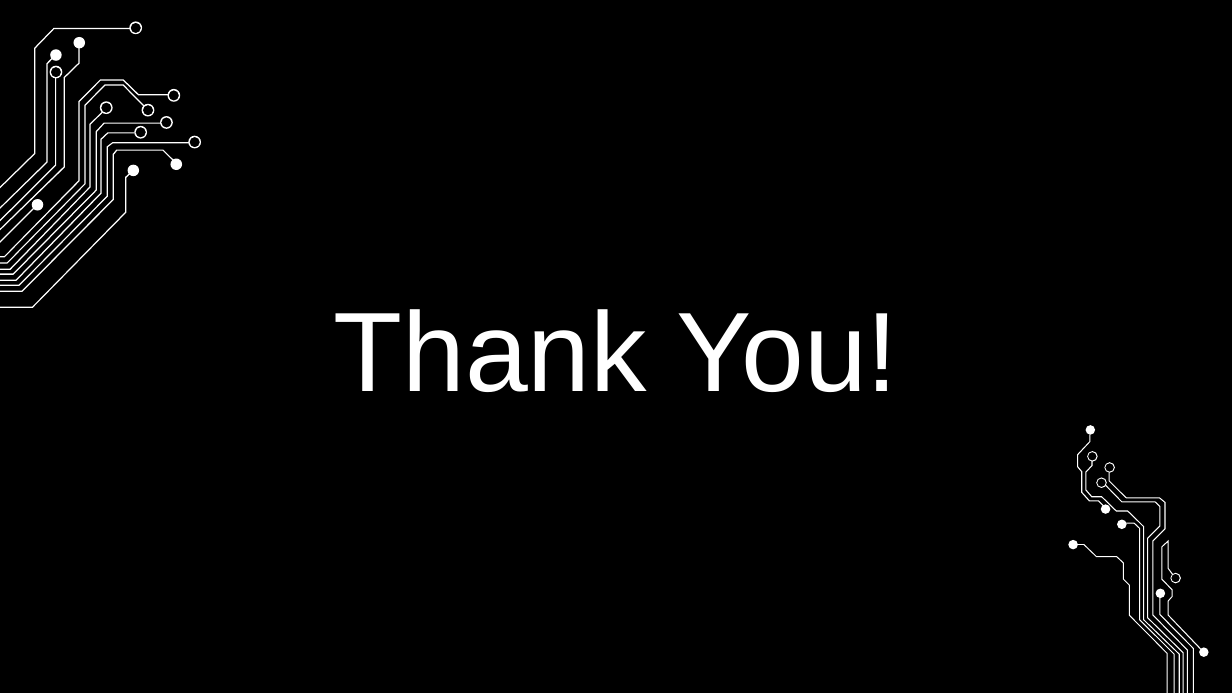
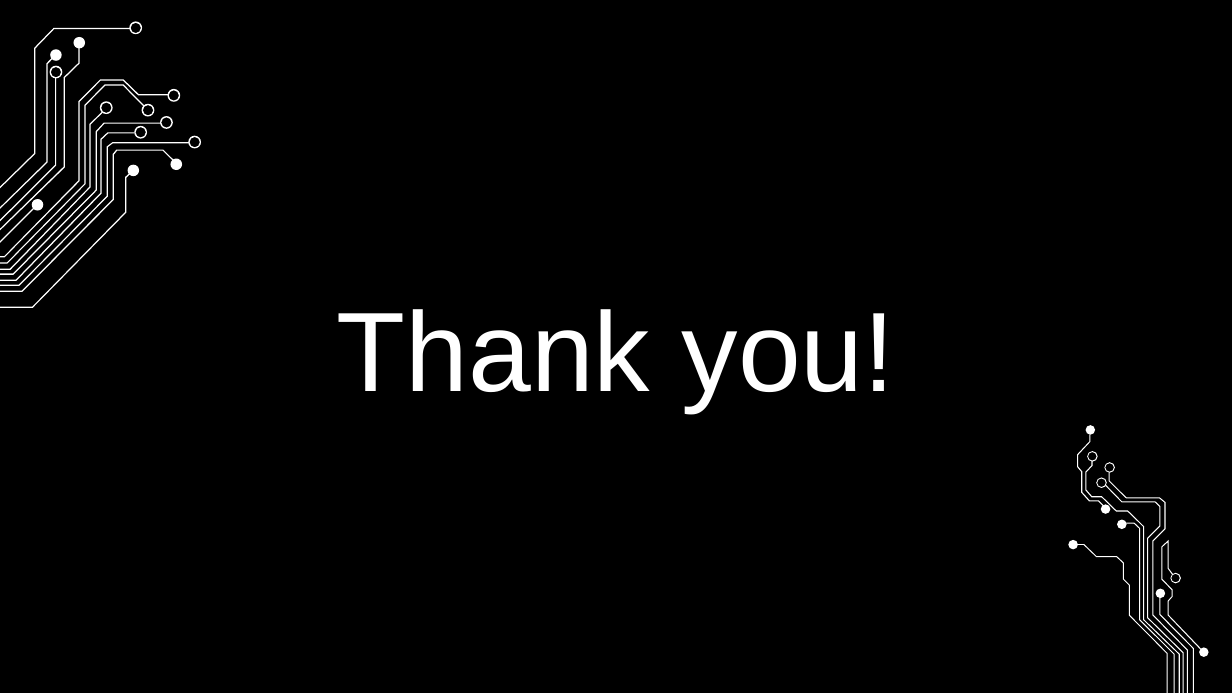
Before and after one commit to Robert-Maloney/Pinpoint, a slide deck: slide 7 of docs/1-proposal/presentation.pptx. Drawn at 1232x693 pixels with LibreOffice and Linux fonts; fonts in the diff are those of the drawing; background and template pictures are left out. Boxes give left, top, right and bottom in pixels: in the first picture for what was removed or moved away, otherwise in the second. Text is boxed around its words. In the diff, an @@ line names an element or a change of style, - is before the commit and + after.

```diff
--- a/docs/1-proposal/presentation.pptx
+++ b/docs/1-proposal/presentation.pptx
@@ title at [337, 309, 895, 411]: text changed @@
-Thank You!
+Thank you!
```
Also in this commit, not shown: 6 other slides changed.
